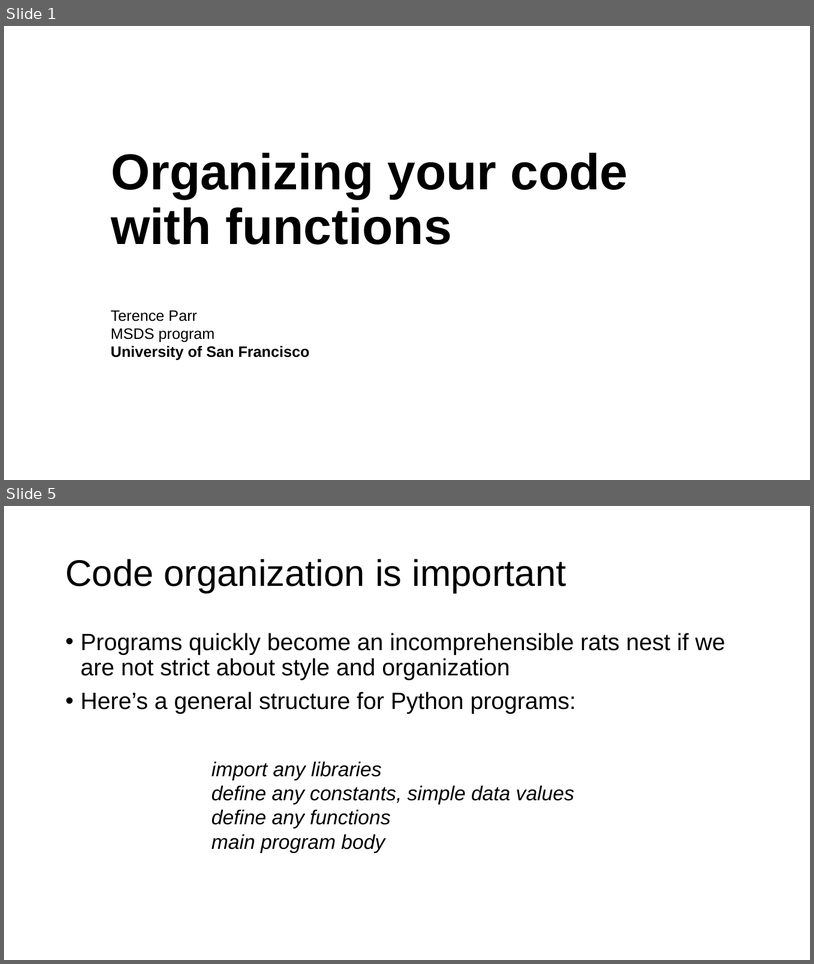
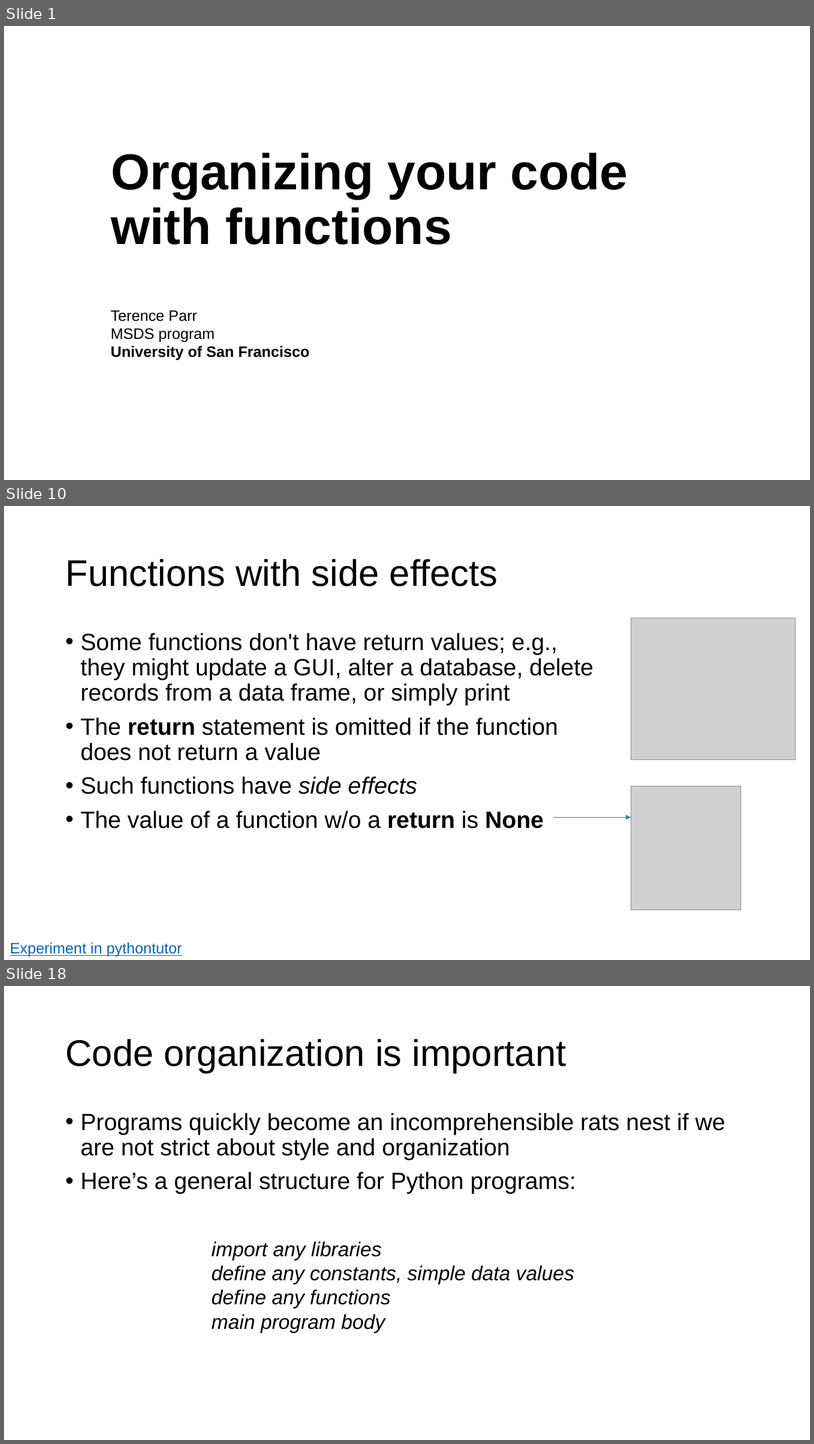
Before and after one commit to parrt/msds501, a slide deck: slides/functions.pptx. Shown one above the other, each under a label of ours: slides 1 and 5 before the commit, slides 1, 10 and 18 after it; the slides between them are not shown. The pictures are 814x964 and 814x1444 pixels, drawn with LibreOffice and Linux fonts; fonts in the diff are those of the drawing; grey boxes stand for pictures; background and template pictures are left out. Boxes give left, top, right and bottom in pixels: in the first picture for what was removed or moved away, otherwise in the second. Text is boxed around its words. In the diff, an @@ line names an element or a change of style, - is before the commit and + after.

```diff
--- a/slides/functions.pptx
+++ b/slides/functions.pptx
@@ slide 10 added at [4,506,810,960], background #FFFFFF @@
@@ title added at [65,559,498,586], 44 pt, text #000000 @@
+Functions with side effects
@@ picture added at [632,618,796,759] @@
@@ text added at [81,633,594,828], 28 pt, text #000000 @@
+• Some functions don't have return values; e.g., they might update a GUI, alter a database, delete records from a data frame, or simply print
+• The return statement is omitted if the function does not return a value
+• Such functions have side effects
+• The value of a function w/o a return is None
@@ picture added at [632,786,741,910] @@
@@ arrow added from (554, 817) to (632, 817), #4472C4 0.5 pt @@
@@ text added at [10,942,182,957], 18 pt, text #0563C1, underline @@
+Experiment in pythontutor
@@ what was slide 5 is now slide 18 @@
```
Also in this commit, not shown: 3 slides changed, 12 other slides added, 2 other files.
